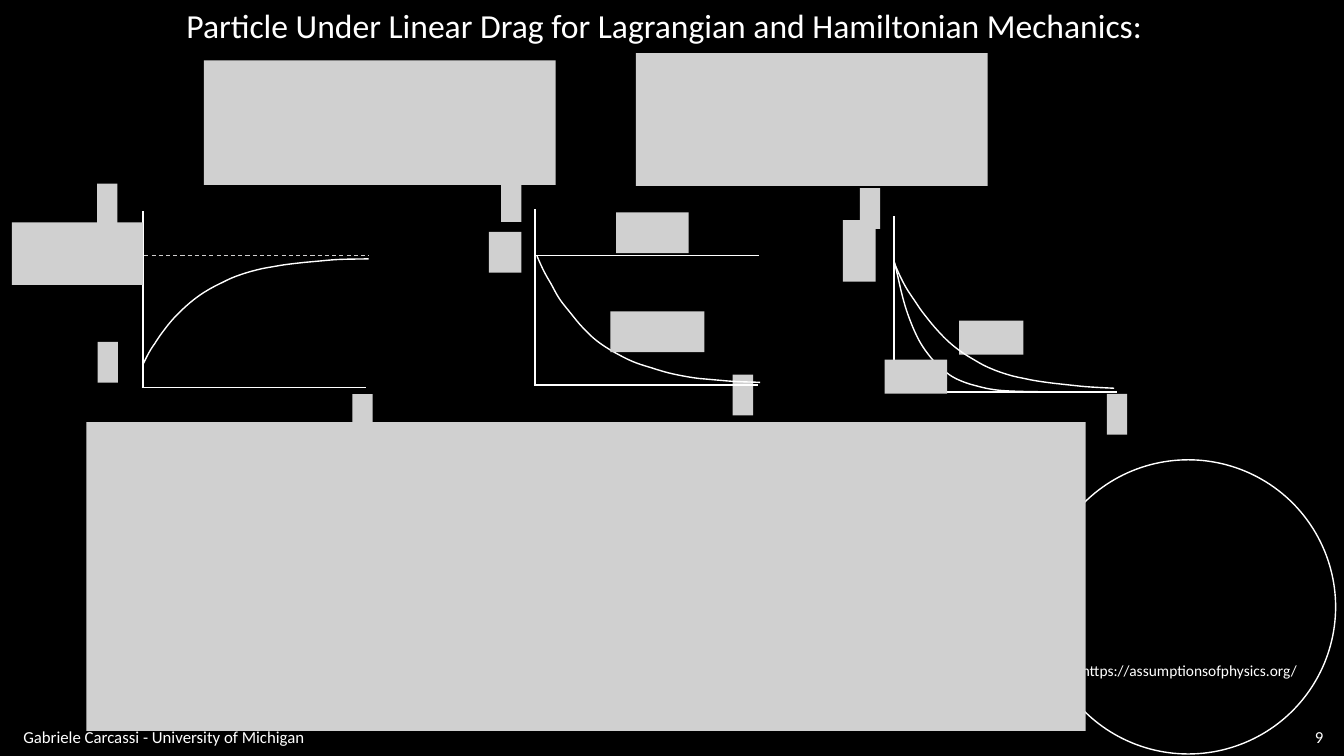
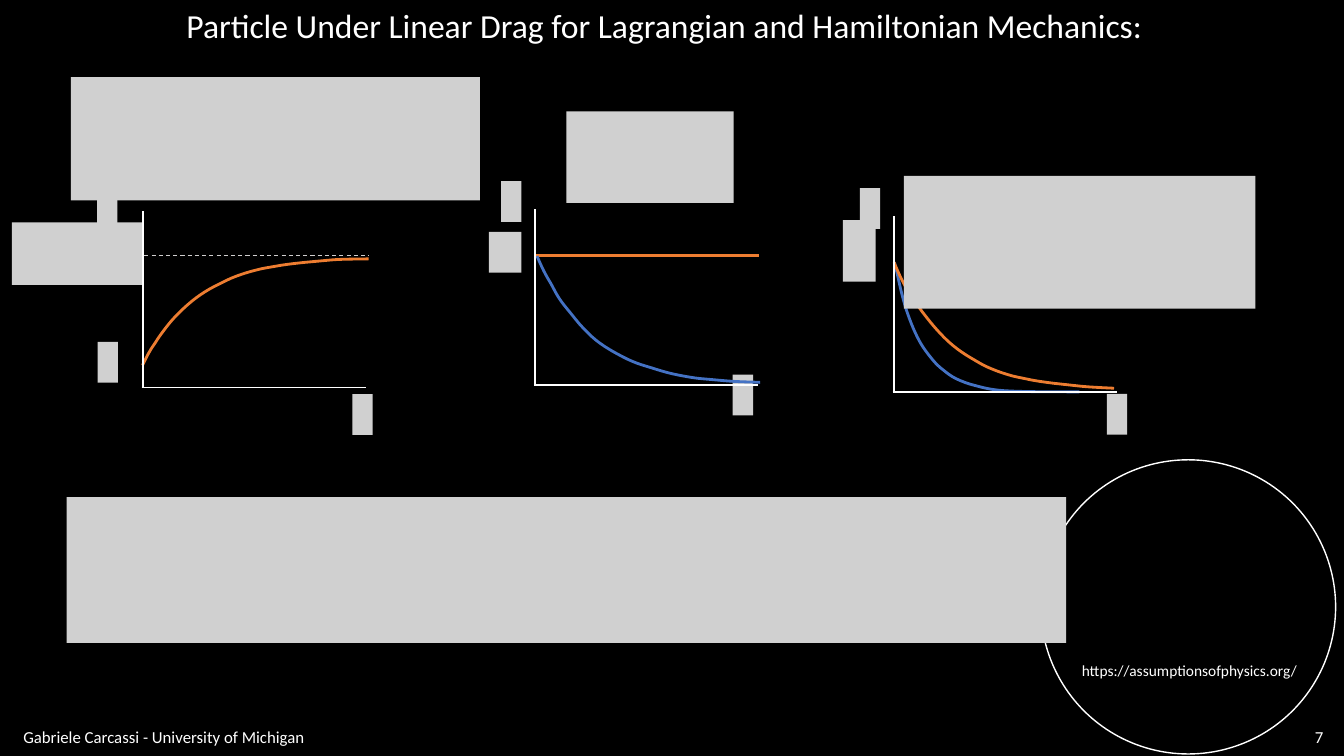
Before and after one commit to assumptionsofphysics/slides, a slide deck: slide 7 of BookCompanions-v2/RP-Class-2.pptx (slide 9 before the commit). Drawn at 1344x756 pixels with LibreOffice and Linux fonts; fonts in the diff are those of the drawing; grey boxes stand for pictures; background and template pictures are left out. Boxes give left, top, right and bottom in pixels: in the first picture for what was removed or moved away, otherwise in the second. Text is boxed around its words. In the diff, an @@ line names an element or a change of style, - is before the commit and + after.

```diff
--- a/BookCompanions-v2/RP-Class-2.pptx
+++ b/BookCompanions-v2/RP-Class-2.pptx
@@ picture removed at (636,53,988,187) @@
@@ picture: place and size @@
-picture at (204,60,556,186)
+picture at (71,77,480,201)
@@ picture added at (567,111,734,203) @@
@@ picture added at (904,176,1256,310) @@
@@ picture removed at (616,213,689,253) @@
@@ outline #FFFFFF 1 pt to #ED7D31 2 pt in 3 elements at (535,251,759,256), (894,262,1114,388), (142,259,368,366) @@
@@ freeform shape at (537,256,760,382): outline #FFFFFF 1 pt to #4472C4 2 pt @@
@@ freeform shape at (894,262,1079,391): outline #FFFFFF 1 pt to #4472C4 2 pt @@
@@ picture removed at (611,312,705,352) @@
@@ picture removed at (960,321,1024,355) @@
@@ picture removed at (885,360,948,394) @@
@@ picture: place and size @@
-picture at (87,422,1086,731)
+picture at (67,497,1066,643)
@@ page number at (1315,732,1323,743): text changed @@
-9
+7
```
Also in this commit, not shown: 12 other slides changed, 3 slides removed, 1 other file.
